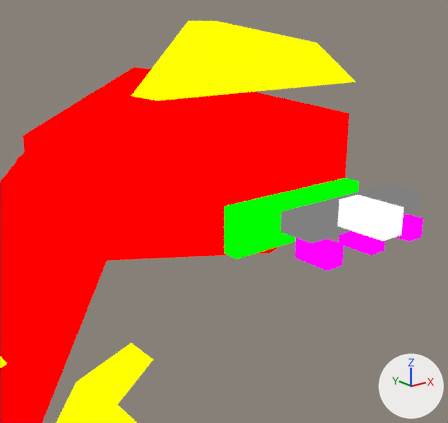
Renders of the Blender file assets-source/blender/dinos/yutyrannus.blend from each side of a commit.
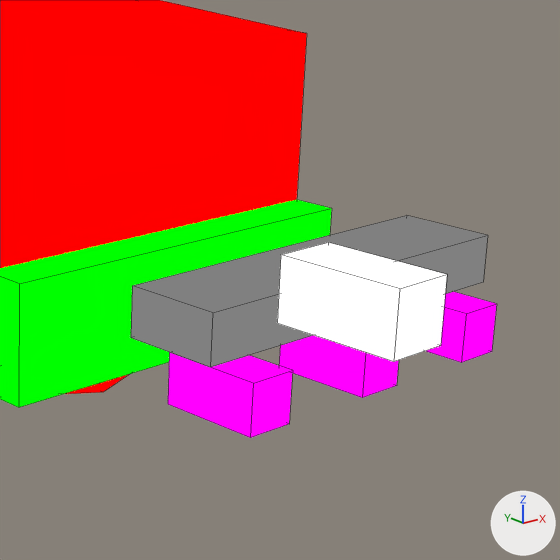
Old and new are each drawn from a camera (50 mm lens) standing at (51.63, -27.95, 40.15) and looking at (64.43, -11.95, 33.75) and again close up on the part from 51% to 100% of the width and 24% to 75% of the height. Arrows for +X, +Y and +Z are at lower right; the lights stay in place. The last two pictures show the newer version. The close-ups show mesh edges as thin lines.

Names of what the first close-up shows: 'DinoTycoon_yutyrannus_Pose0_eye', 'DinoTycoon_yutyrannus_Pose0_head', 'DinoTycoon_yutyrannus_Pose0_jaw', 'DinoTycoon_yutyrannus_Pose0_mouth', 'DinoTycoon_yutyrannus_Pose0_tooth0', 'DinoTycoon_yutyrannus_Pose0_tooth1', 'DinoTycoon_yutyrannus_Pose0_tooth2'.
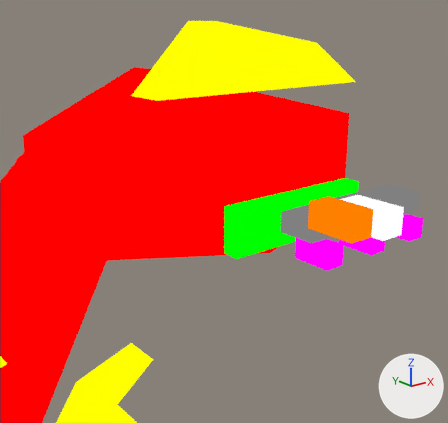
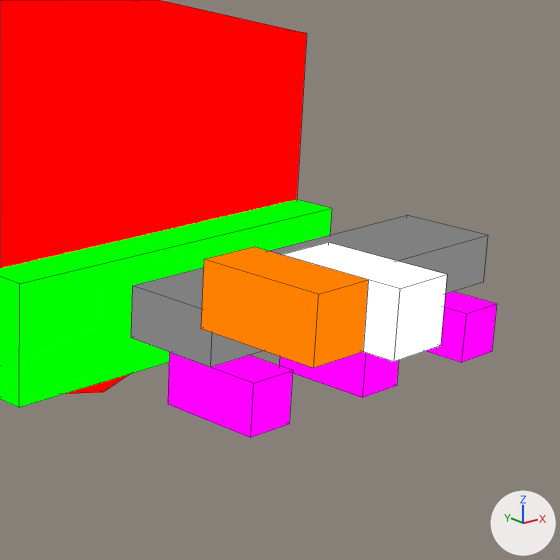
The edits, one by one:
Material 'DinoTycoon_Role_Y' (mat_dinotycoon_role_y) is new.
Its base color is (1.0, 0.216, 0.0) (orange #ff8000).
Mesh me_dinotycoon_yutyrannus_pose0_eye_white is new.
It is a box spanning x 67.0..68.0, y -15.5..-13.5, z 33.0..34.0.
It uses material mat_dinotycoon_role_y (orange #ff8000).
Object 'DinoTycoon_yutyrannus_Pose0_eye_white' (ob_dinotycoon_yutyrannus_pose0_eye_white) is new; it shows me_dinotycoon_yutyrannus_pose0_eye_white.
Its location is (0.0, 0.0, 0.0).

Where the change shows, as pixel boxes (x1, y1, x2, y2) in the close-ups (560 x 560 px):
'DinoTycoon_yutyrannus_Pose0_eye_white', added (orange): after (201, 247, 368, 368)
